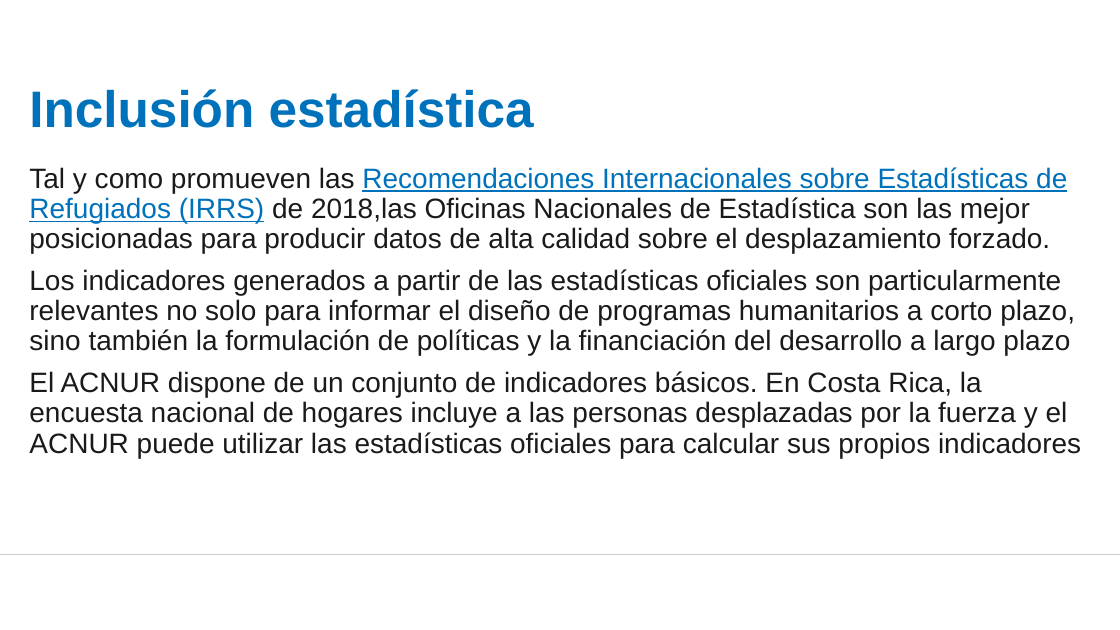
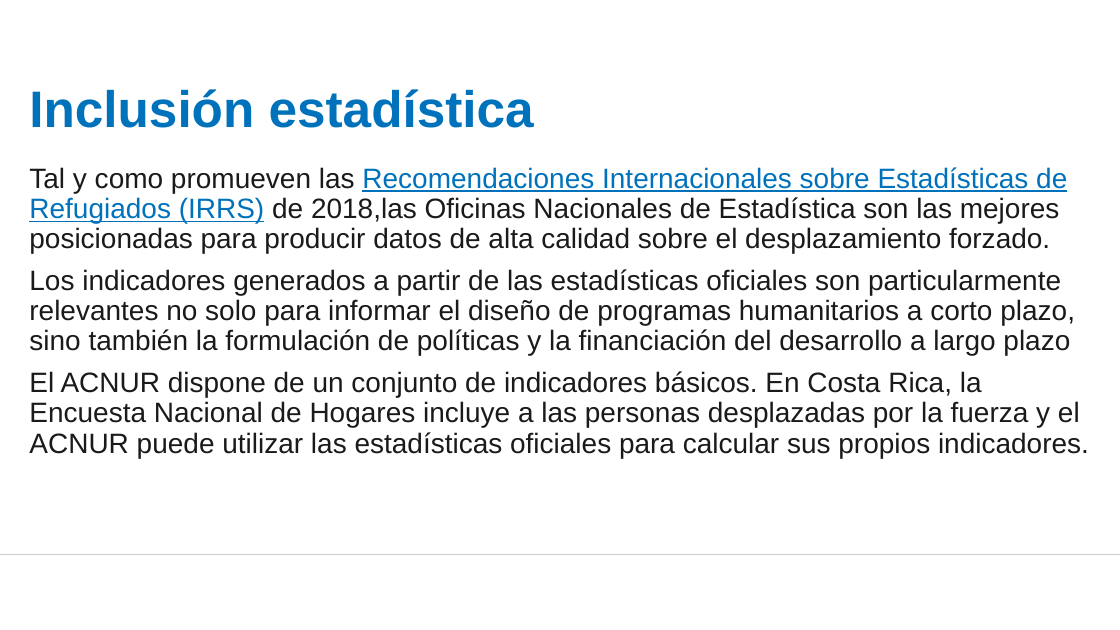
Before and after one commit to UNHCR-CostaRica/ENAHO_2021, a slide deck: slide 2 of COSTA-RICA---RBM-Impact-Indicators-from-ENAHO.pptx. Drawn at 1120x630 pixels with LibreOffice and Linux fonts; fonts in the diff are those of the drawing; background and template pictures are left out. Boxes give left, top, right and bottom in pixels: in the first picture for what was removed or moved away, otherwise in the second. Text is boxed around its words. In the diff, an @@ line names an element or a change of style, - is before the commit and + after.

```diff
--- a/COSTA-RICA---RBM-Impact-Indicators-from-ENAHO.pptx
+++ b/COSTA-RICA---RBM-Impact-Indicators-from-ENAHO.pptx
@@ text at (29, 167, 1067, 253): text changed @@
-Tal y como promueven las Recomendaciones Internacionales sobre Estadísticas de Refugiados (IRRS) de 2018,las Oficinas Nacionales de Estadística son las mejor posicionadas para producir datos de alta calidad sobre el desplazamiento forzado.
+Tal y como promueven las Recomendaciones Internacionales sobre Estadísticas de Refugiados (IRRS) de 2018,las Oficinas Nacionales de Estadística son las mejores posicionadas para producir datos de alta calidad sobre el desplazamiento forzado.
@@ text at (29, 371, 1089, 458): text changed @@
-El ACNUR dispone de un conjunto de indicadores básicos. En Costa Rica, la encuesta nacional de hogares incluye a las personas desplazadas por la fuerza y el ACNUR puede utilizar las estadísticas oficiales para calcular sus propios indicadores
+El ACNUR dispone de un conjunto de indicadores básicos. En Costa Rica, la Encuesta Nacional de Hogares incluye a las personas desplazadas por la fuerza y el ACNUR puede utilizar las estadísticas oficiales para calcular sus propios indicadores.
```
Also in this commit, not shown: 4 other slides changed, 1 other file.
